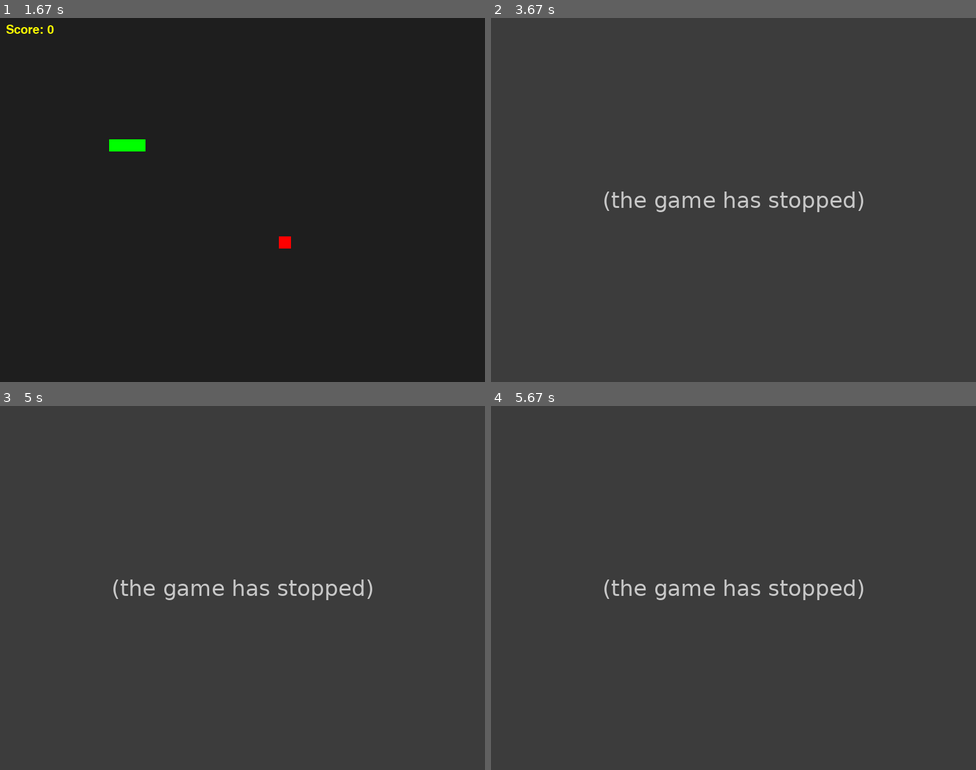
Above: before the commit, frames 1-4 (two rows, left to right).
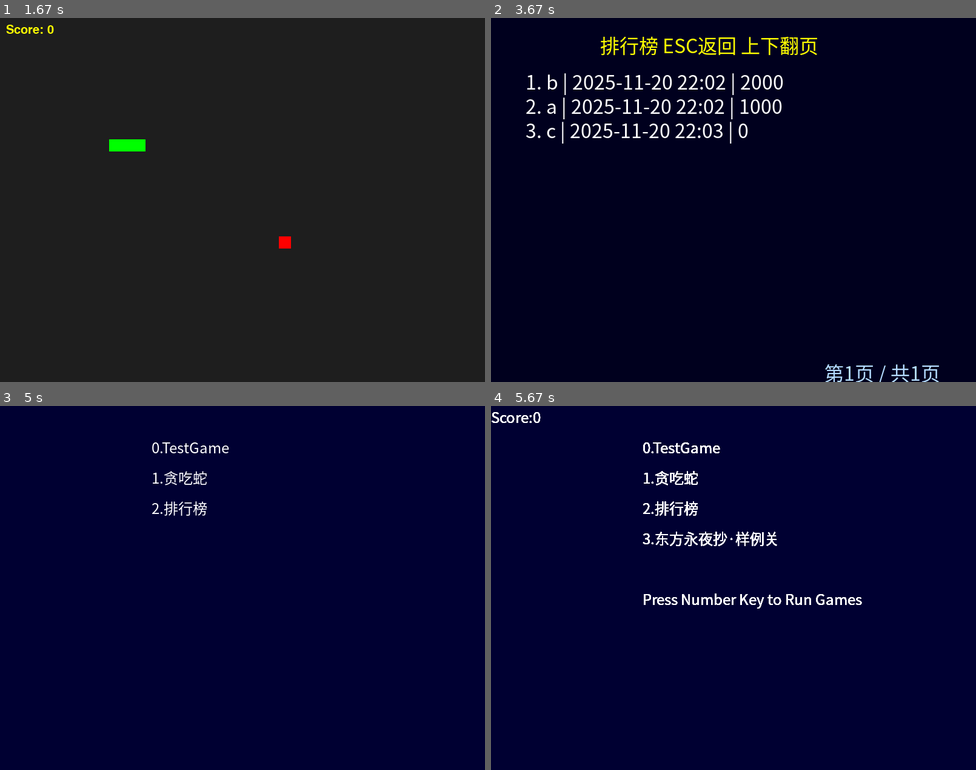
Above: after the commit, the same moments.

Repository: YuanPeixi/PygameHomework1
Game: pygame game, started from launcher.py
Same seed, same stepped clock (60 frames per second), same inputs: the game is played once before the commit and once after it.
Inputs (mouse positions are in pixels of both pictures, inside the frame that each line leads up to):
- Up to frame 1 (1.67 s): type "ann" at 0.33 s; tap Enter at 0.67 s; tap 1 at 0.88 s; hold Right from 1.22 s (still down); move the mouse to (126, 203) at 1.25 s
- Up to frame 2 (3.67 s): release Right at 1.68 s; tap Esc at 1.88 s; type "a" at 2.22 s; tap Enter at 2.35 s; tap 2 at 3.32 s; hold Up from 3.65 s (still down)
- Up to frame 3 (5 s): move the mouse to (184, 537) at 3.68 s; release Up at 4.12 s; hold Down 4.2-4.5 s; hold Esc from 4.93 s (still down); hold Down from 4.93 s (still down)
- Up to frame 4 (5.67 s): release Esc at 5.3 s; release Down at 5.3 s; press the mouse at (912, 449) at 5.37 s; move the mouse to (888, 584) at 5.47 s; release the mouse at (869, 719) at 5.6 s

Frame 1 is identical in both runs. In frame 2, 100% of the frame differs, in the area x 0-100%, y 0-100%; in frame 3, 100%; in frame 4, 100%.
Error before the commit: KeyError: 'game' (ScoreBoard.py line 24); the game stopped at 3.48 s (later frames are placeholders)

Commit message:
Fix Score Board

Diff:
--- a/ScoreBoard.py
+++ b/ScoreBoard.py
@@ -9,22 +9,32 @@
         self.page_size = 10
 
     def on_key_down(self, key):
+        total = len(self.score_manager.get_scores())
+        maxpage = max(0, (total-1)//self.page_size)
         if key == pygame.K_ESCAPE:
             self.end()
         elif key == pygame.K_DOWN:
-            self.page += 1
+            if self.page < maxpage:
+                self.page += 1
         elif key == pygame.K_UP:
-            self.page = max(self.page-1, 0)
+            if self.page > 0:
+                self.page -= 1
 
     def update(self):
         self.screen.fill((0,0,30))
         font = pygame.font.SysFont("SimHei", 32)
         title = font.render("排行榜 ESC返回 上下翻页", True, (255,255,0))
-        self.screen.blit(title, (230, 20))
-        scores = sorted(self.score_manager.get_scores(), key=lambda x:(x['game'], -x['score'], x['date']))
+        self.screen.blit(title, (180, 20))
+        scores = self.score_manager.get_scores()
+        # 按分数逆序、时间升序排序
+        scores = sorted(scores, key=lambda x:(-x['score'], x['date']))
+        total = len(scores)
         for idx, entry in enumerate(scores[self.page*self.page_size:(self.page+1)*self.page_size]):
             txt = font.render(
-                f"{idx+1+self.page*self.page_size:2d}. {entry['game']} | {entry['name']} | {entry['date']} | {entry['score']}",
+                f"{idx+1+self.page*self.page_size:2d}. {entry['name']} | {entry['date']} | {entry['score']}",
                 True, (255,255,255))
             self.screen.blit(txt, (50, 80+idx*40))
+        # 页码信息
+        page_str = font.render(f"第{self.page+1}页 / 共{max(1,(total-1)//self.page_size+1)}页", True, (180,220,255))
+        self.screen.blit(page_str, (550, 560))
         pygame.display.flip()
--- a/ScoreManager.py
+++ b/ScoreManager.py
@@ -16,6 +16,7 @@
     def load(self):
         self.scores.clear()
         if not os.path.exists(self.filename):
+            # 文件不存在，后续写入会自动创建
             return
         try:
             tree = ET.parse(self.filename)
@@ -23,19 +24,30 @@
             for node in root.findall("score"):
                 name = node.find("name").text
                 date = node.find("date").text
-                score = int(node.find("point").text)
+                score_text = node.find("point").text
+                try:
+                    score = int(score_text)
+                except:
+                    score = 0
                 self.scores.append({'name': name, 'date': date, 'score': score})
         except Exception as e:
             print(f"加载排行榜时出错: {e}")
             self.scores = []
 
     def append_score(self, name, score):
-        if name=="":
-            name=self.username
+        # 强制分数为整数和安全用户名
+        if not name:
+            name = self.username if self.username else "?"
+        try:
+            score = int(score)
+        except:
+            score = 0
         date = datetime.datetime.now().strftime("%Y-%m-%d %H:%M")
         self.scores.append({'name': name, 'date': date, 'score': score})
-        self.scores.sort(key=lambda x: (-x['score'], x['date']))
-        # 自动创建xml节点
+        # 只排序有数字分数的项，且KeyError安全
+        safe_scores = [s for s in self.scores if isinstance(s.get('score', None), int)]
+        self.scores = sorted(safe_scores, key=lambda x: (-x['score'], x['date']))
+        # 写到XML，不包含任何'game'字段
         root = ET.Element("scores")
         for entry in self.scores:
             node = ET.SubElement(root, "score")
@@ -49,23 +61,20 @@
         return self.scores
 
     def isLogined(self):
-        return self.username is not None
+        return bool(self.username)
 
     def login(self, screen=None, width=800, height=600):
         if self.isLogined():
-            return
-        # Use SimHei or other fallback
+            return self.username
         font = pygame.font.SysFont("SimHei", 22)
         username = ""
         done = False
         clock = pygame.time.Clock()
         hint = font.render("请输入用户名, 按回车结束：", True, (255, 255, 0))
-        # 允许字母数字下划线等
         input_charset = string.ascii_letters + string.digits + "_-."
         while not done:
             screen.fill((30,30,30))
             screen.blit(hint, (width//2-220, height//2-60))
-            #screen.blit(hint, (0, height//2-60))
             text = font.render(username, True, (255,255,255))
             screen.blit(text, (width//2-150, height//2))
             pygame.display.flip()
--- a/framwork.py
+++ b/framwork.py
@@ -122,6 +122,9 @@
     def add_score(self,score):
         self.score+=score
 
+    def get_score(self):
+        return self.score
+
     def update(self):
         #In Update draw out game list and score
         if len(self.games) == 0:
@@ -147,6 +150,7 @@
         self.height=600
         self.games=[MainMenu()]
         self.running=False
+        self.score=0
         self.target=0 #The running game
 
     def __del__(self):
@@ -171,5 +175,6 @@
                 self.running=False
             else:
                 self.games[self.target].run()
-                self.games[0].add_score(self.games[self.target].loop())
-        return self.games[0].score
+                self.score+=(self.games[self.target].loop())
+                self.games[0].score=self.score
+        return self.score
--- a/rank.xml
+++ b/rank.xml
@@ -1,2 +1,2 @@
 <?xml version='1.0' encoding='utf-8'?>
-<scores><score><name>a</name><date>2025-11-20 21:32</date><point>0</point></score></scores>
+<scores><score><name>b</name><date>2025-11-20 22:02</date><point>2000</point></score><score><name>a</name><date>2025-11-20 22:02</date><point>1000</point></score><score><name>c</name><date>2025-11-20 22:03</date><point>0</point></score></scores>
